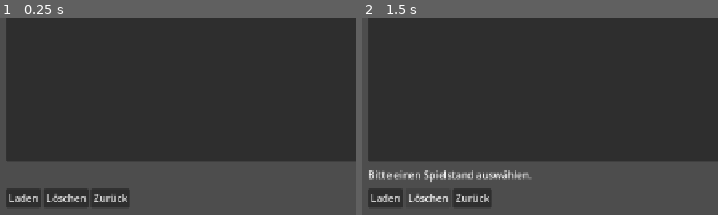
Above: before the commit, frames 1-2 (left to right).
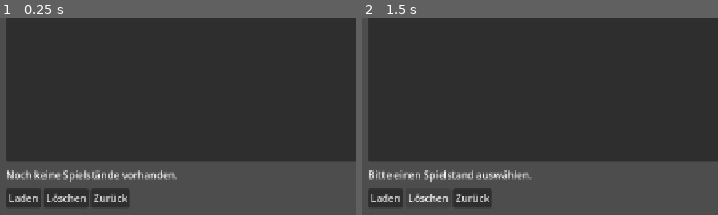
Above: after the commit, the same moments.

Repository: settstep/OpenCrime
Game: Godot game, scene res://scenes/save_selection.tscn
Two runs of this game, one before a commit and one after it. Both use one fixed random seed, a clock stepped at 60 frames per second and the inputs below. This scene is started directly instead of the project's main scene.
Inputs:
- Up to frame 1 (0.25 s): no input
- Up to frame 2 (1.5 s): click "Laden" at 0.5 s; click "Löschen" at 1.25 s
The pictures show only the part of the screen within x 0-50%, y 50-100%; the shares and areas given below are measured in that part.

The runs differ from the first frame. In frame 1, 1.3% of the frame differs, in the area x 1-50%, y 77-84%; in frame 2, less than 0.1%.
Error before the commit: Trying to assign an array of type "Array" to a variable of type "Array[Dictionary]". (res://scripts/save_selection.gd:23)

Commit message:
fix: handle missing save directory in load menu

Diff:
--- a/project.godot
+++ b/project.godot
@@ -11,7 +11,7 @@
 [application]
 
 config/name="OpenCrime"
-config/version="0.5.0"
+config/version="0.5.1"
 run/main_scene="res://scenes/menu.tscn"
 config/features=PackedStringArray("4.7", "GL Compatibility")
 
--- a/scripts/save_store.gd
+++ b/scripts/save_store.gd
@@ -78,14 +78,14 @@
 
 
 static func list_slots() -> Dictionary:
+	var slots: Array[Dictionary] = []
 	if not DirAccess.dir_exists_absolute(ProjectSettings.globalize_path(directory)):
 		if FileAccess.file_exists(directory):
-			return {"error": ERR_CANT_OPEN, "slots": []}
-		return {"error": OK, "slots": []}
+			return {"error": ERR_CANT_OPEN, "slots": slots}
+		return {"error": OK, "slots": slots}
 	var dir := DirAccess.open(directory)
 	if dir == null:
-		return {"error": DirAccess.get_open_error(), "slots": []}
-	var slots: Array[Dictionary] = []
+		return {"error": DirAccess.get_open_error(), "slots": slots}
 	for filename in dir.get_files():
 		if not filename.ends_with(".json"):
 			continue
--- a/tests/menu_test.gd
+++ b/tests/menu_test.gd
@@ -23,10 +23,49 @@
 		return
 	ProjectSettings.set_setting("application/config/version", original_version)
 	menu.get_node("Panel/Options/Changelog").pressed.emit()
-	if not menu.get_node("ChangelogPanel").visible or not menu.get_node("ChangelogPanel/Layout/Content").text.contains("0.5.0"):
+	if not menu.get_node("ChangelogPanel").visible or not menu.get_node("ChangelogPanel/Layout/Content").text.contains("0.5.1"):
 		_fail("The changelog did not open.")
 		return
 	menu.get_node("ChangelogPanel/Layout/Back").pressed.emit()
+	for directory_exists in [false, true]:
+		if directory_exists and DirAccess.make_dir_recursive_absolute(ProjectSettings.globalize_path(SaveStore.directory)) != OK:
+			_fail("Could not create an empty test save directory.")
+			return
+		menu.get_node("Panel/Options/LoadGame").pressed.emit()
+		await process_frame
+		var save_selection = menu.get_node("SaveSelection")
+		if not save_selection.slots.is_empty() or save_selection.info.text != "Noch keine Spielstände vorhanden.":
+			_fail("An empty save list was not displayed correctly.")
+			return
+		save_selection._on_load_pressed()
+		save_selection._on_delete_pressed()
+		if not save_selection.info.text.contains("auswählen") or save_selection.confirmation.visible:
+			_fail("An empty save list allowed loading or deleting a save.")
+			return
+		save_selection._on_cancel_pressed()
+		await process_frame
+		if not menu.get_node("Panel").visible:
+			_fail("Cancelling the empty save list did not restore the menu.")
+			return
+		if directory_exists and DirAccess.remove_absolute(ProjectSettings.globalize_path(SaveStore.directory)) != OK:
+			_fail("Could not remove the empty test save directory.")
+			return
+	var blocker := FileAccess.open(SaveStore.directory, FileAccess.WRITE)
+	if blocker == null:
+		_fail("Could not create the save directory blocker.")
+		return
+	blocker.close()
+	menu.get_node("Panel/Options/LoadGame").pressed.emit()
+	await process_frame
+	var blocked_selection = menu.get_node("SaveSelection")
+	if not blocked_selection.slots.is_empty() or not blocked_selection.info.text.contains("nicht gelesen"):
+		_fail("An inaccessible save directory was not reported.")
+		return
+	blocked_selection._on_cancel_pressed()
+	await process_frame
+	if DirAccess.remove_absolute(ProjectSettings.globalize_path(SaveStore.directory)) != OK:
+		_fail("Could not remove the test save directory blocker.")
+		return
 	var port: LineEdit = menu.get_node("Panel/Options/Port")
 	var message: Label = menu.get_node("Panel/Options/Message")
 	port.text = "0"
Not shown, changed: CHANGELOG.md
Not shown, changed: githubcosts.md
